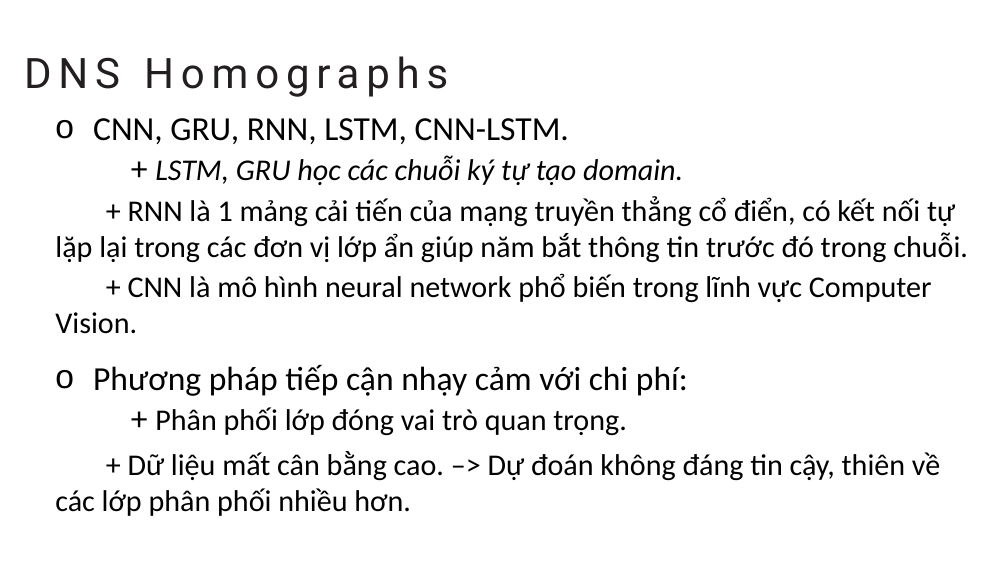
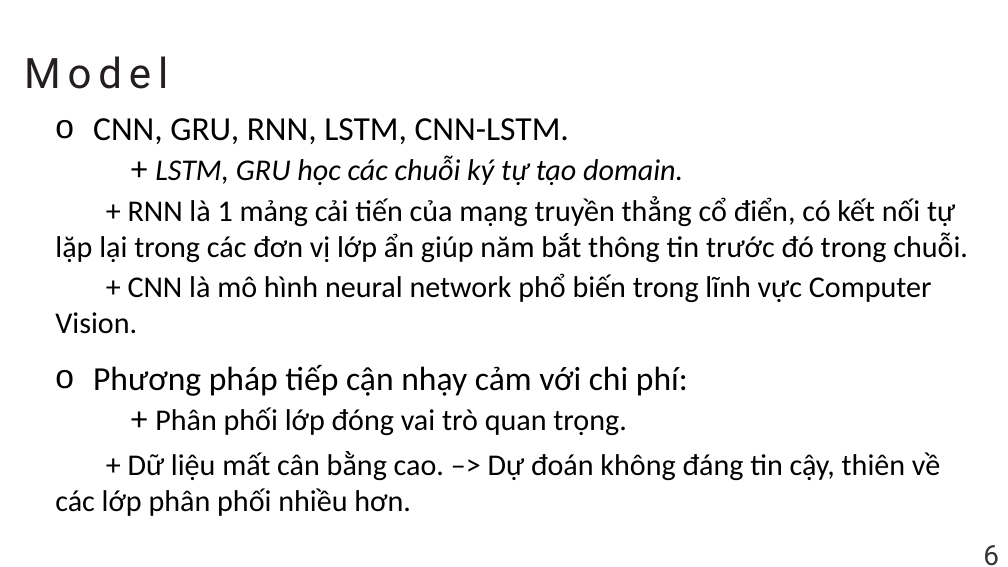
Before and after one commit to NghiaVNM/ML---DGA-Based-Botnet-Evasion, a slide deck: slide 11 of Midterm.pptx. Drawn at 1008x567 pixels with LibreOffice and Linux fonts; fonts in the diff are those of the drawing. Boxes give left, top, right and bottom in pixels: in the first picture for what was removed or moved away, otherwise in the second. Text is boxed around its words. In the diff, an @@ line names an element or a change of style, - is before the commit and + after.

```diff
--- a/Midterm.pptx
+++ b/Midterm.pptx
@@ text at <box>24,56,168,89</box>: text changed @@
-DNS Homographs
+Model
@@ text added at <box>983,545,999,566</box>, 40 pt, text #363636 @@
+6
```
Also in this commit, not shown: 23 other slides changed, 6 slides added, 5 slides removed.
